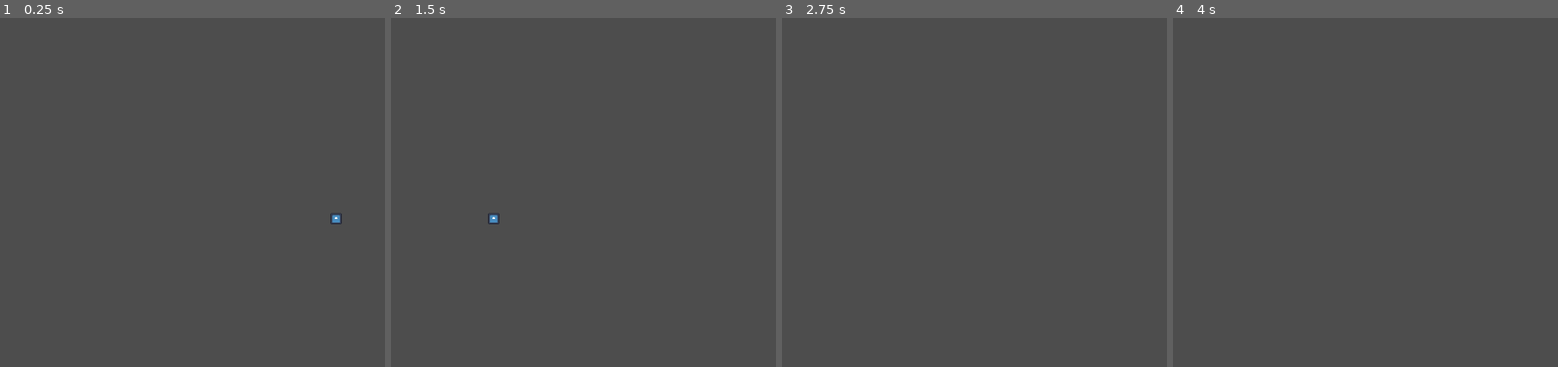
Above: before the commit, frames 1-4 (left to right).
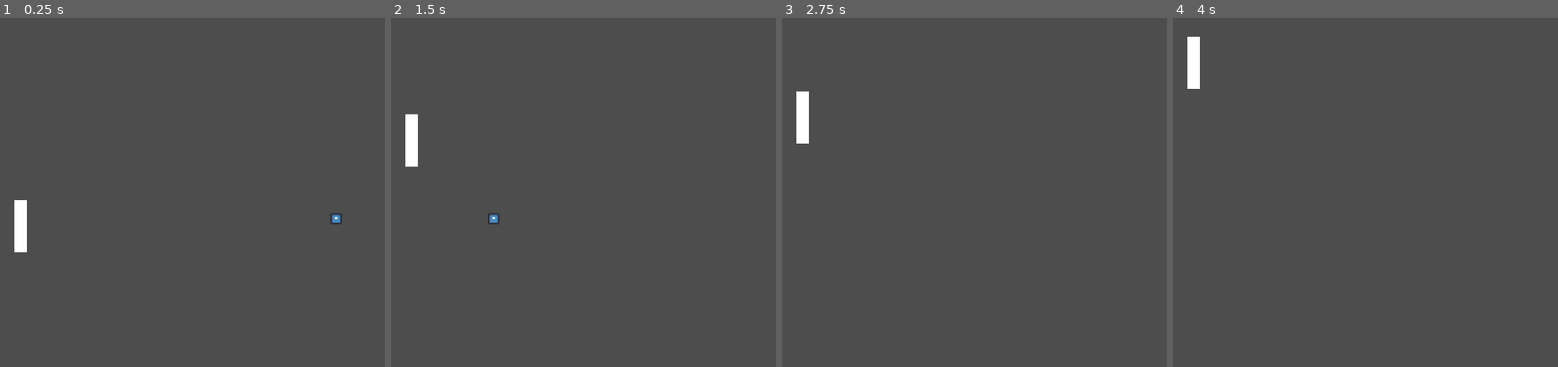
Above: after the commit, the same moments.

Repository: fabrica-santos/tennis
Game: Godot game, scene res://scene/main.tscn
Same seed, same stepped clock (60 frames per second), same inputs: the game is played once before the commit and once after it. The engine's default icon, where the game draws it, is replaced by a stand-in: a white triangle on a blue panel in a dark square.
Inputs:
- Up to frame 1 (0.25 s): no input
- Up to frame 2 (1.5 s): hold W (move_up, bound only after the commit) 0.53-1.28 s; hold S (move_down, bound only after the commit) from 1.28 s (still down)
- Up to frame 3 (2.75 s): release S (move_down, bound only after the commit) at 2.03 s; hold W (move_up, bound only after the commit) from 2.03 s (still down)
- Up to frame 4 (4 s): release W (move_up, bound only after the commit) at 3.53 s; hold S (move_down, bound only after the commit) from 3.53 s (still down)

The runs differ from the first frame. In frame 1, 0.5% of the frame differs, in the area x 3-7%, y 52-68%; in frame 2, 0.5%, in the area x 3-7%, y 27-43%; in frame 3, 0.5%; in frame 4, 0.5%.

Commit message:
Added player Racket

Diff:
--- a/project.godot
+++ b/project.godot
@@ -15,3 +15,23 @@
 run/main_scene="uid://ia6g8wttsq76"
 config/features=PackedStringArray("4.4", "Forward Plus")
 config/icon="res://icon.svg"
+
+[input]
+
+move_up={
+"deadzone": 0.2,
+"events": [Object(InputEventKey,"resource_local_to_scene":false,"resource_name":"","device":-1,"window_id":0,"alt_pressed":false,"shift_pressed":false,"ctrl_pressed":false,"meta_pressed":false,"pressed":false,"keycode":0,"physical_keycode":87,"key_label":0,"unicode":119,"location":0,"echo":false,"script":null)
+, Object(InputEventKey,"resource_local_to_scene":false,"resource_name":"","device":-1,"window_id":0,"alt_pressed":false,"shift_pressed":false,"ctrl_pressed":false,"meta_pressed":false,"pressed":false,"keycode":0,"physical_keycode":4194320,"key_label":0,"unicode":0,"location":0,"echo":false,"script":null)
+]
+}
+move_down={
+"deadzone": 0.2,
+"events": [Object(InputEventKey,"resource_local_to_scene":false,"resource_name":"","device":-1,"window_id":0,"alt_pressed":false,"shift_pressed":false,"ctrl_pressed":false,"meta_pressed":false,"pressed":false,"keycode":0,"physical_keycode":83,"key_label":0,"unicode":115,"location":0,"echo":false,"script":null)
+, Object(InputEventKey,"resource_local_to_scene":false,"resource_name":"","device":-1,"window_id":0,"alt_pressed":false,"shift_pressed":false,"ctrl_pressed":false,"meta_pressed":false,"pressed":false,"keycode":0,"physical_keycode":4194322,"key_label":0,"unicode":0,"location":0,"echo":false,"script":null)
+]
+}
+special={
+"deadzone": 0.2,
+"events": [Object(InputEventKey,"resource_local_to_scene":false,"resource_name":"","device":-1,"window_id":0,"alt_pressed":false,"shift_pressed":false,"ctrl_pressed":false,"meta_pressed":false,"pressed":false,"keycode":0,"physical_keycode":32,"key_label":0,"unicode":32,"location":0,"echo":false,"script":null)
+]
+}
--- a/scene/main.tscn
+++ b/scene/main.tscn
@@ -1,9 +1,13 @@
-[gd_scene load_steps=4 format=3 uid="uid://ia6g8wttsq76"]
+[gd_scene load_steps=6 format=3 uid="uid://ia6g8wttsq76"]
 
 [ext_resource type="Script" uid="uid://esmphdxx87ex" path="res://script/ball.gd" id="1_v0l8b"]
 [ext_resource type="Texture2D" uid="uid://bekcdiia74n50" path="res://icon.svg" id="2_wp4xf"]
+[ext_resource type="Script" uid="uid://rct0qqhhase7" path="res://script/racket.gd" id="3_wp4xf"]
 
 [sub_resource type="CircleShape2D" id="CircleShape2D_brvut"]
+
+[sub_resource type="RectangleShape2D" id="RectangleShape2D_v0l8b"]
+size = Vector2(20, 84)
 
 [node name="Main" type="Node2D"]
 
@@ -17,3 +21,16 @@
 
 [node name="CollisionShape2D" type="CollisionShape2D" parent="Ball"]
 shape = SubResource("CircleShape2D_brvut")
+
+[node name="Racket" type="CharacterBody2D" parent="."]
+position = Vector2(33, 335)
+script = ExtResource("3_wp4xf")
+
+[node name="CollisionShape2D" type="CollisionShape2D" parent="Racket"]
+shape = SubResource("RectangleShape2D_v0l8b")
+
+[node name="ColorRect" type="ColorRect" parent="Racket"]
+offset_left = -10.0
+offset_top = -42.0
+offset_right = 10.0
+offset_bottom = 42.0
--- /dev/null
+++ b/script/racket.gd
@@ -0,0 +1,10 @@
+extends CharacterBody2D
+
+var speed: float = 250
+var direction: Vector2 = Vector2.ZERO
+
+
+func _physics_process(delta: float) -> void:
+	direction.y = Input.get_axis("move_up", "move_down")
+	velocity = direction * speed
+	move_and_slide()
Not shown, added: script/racket.gd.uid
